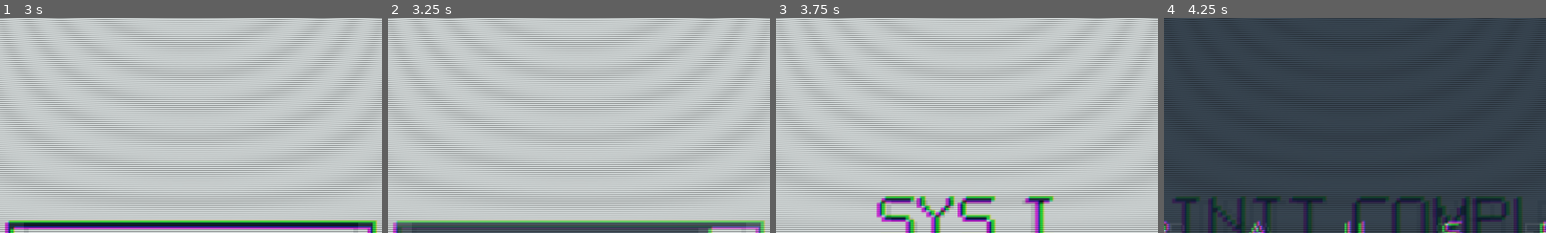
Above: before the commit, frames 1-4 (left to right).
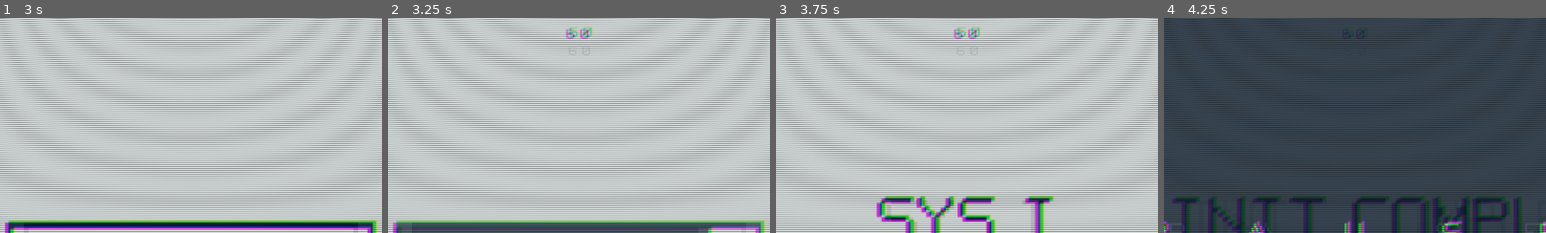
Above: after the commit, the same moments.

Repository: ABYSSAL-FAUNA/CLOUDELUSION-64
Game: Godot game, scene res://INIT.tscn
Two runs of this game, one before a commit and one after it. Both use one fixed random seed, a clock stepped at 60 frames per second and the inputs below.
Inputs (mouse positions are % of the whole screen's width and height, from its top left):
- Up to frame 1 (3 s): move the mouse to (72, 45) at 0.52 s; hold Right (ui_right) 0.53-1.28 s; hold E (ui_camera) 0.53-1.28 s; move the mouse to (30, 55) at 1.27 s; hold Down (ui_down) 1.28-2.03 s; tap E (ui_camera) at 1.35, 2.85 s; tap Enter at 2 s; move the mouse to (60, 28) at 2.02 s; hold Right (ui_right) 2.03-2.78 s; hold E (ui_camera) 2.03-2.78 s; move the mouse to (45, 70) at 2.77 s; hold Up (ui_up) from 2.78 s (still down)
- Up to frame 2 (3.25 s): keep holding Up (ui_up)
- Up to frame 3 (3.75 s): move the mouse to (80, 65) at 3.52 s; release Up (ui_up) at 3.53 s; hold Left (ui_left) from 3.53 s (still down); hold E (ui_camera) from 3.53 s (still down)
- Up to frame 4 (4.25 s): keep holding Left (ui_left); keep holding E (ui_camera); tap Escape (ui_cancel) at 4.15 s
The pictures show only the part of the screen within x 25-75%, y 0-50%; the shares and areas given below are measured in that part.

Frame 1 is identical in both runs. In frame 2, 0.3% of the frame differs, in the area x 46-54%, y 4-10%; in frame 3, 0.3%; in frame 4, less than 0.1%.

Commit message:
Fps display system and Hot fix

Diff:
--- a/SYSTEMS/GAME_STRUCTURES/SOUNDS.tscn
+++ b/SYSTEMS/GAME_STRUCTURES/SOUNDS.tscn
@@ -9,4 +9,5 @@
 
 [node name="BGM" type="AudioStreamPlayer" parent="."]
 stream = ExtResource( 1 )
+autoplay = true
 bus = "PAUSE"
--- a/SYSTEMS/INTERFACES/MENU.gd
+++ b/SYSTEMS/INTERFACES/MENU.gd
@@ -5,10 +5,10 @@
 onready var PLAYER = $"../PLAYER"
 onready var LABEL = $TITLE
 onready var GAME = $".."
-onready var BGM = $"../SOUNDS/BGM"
 
 func _ready() -> void:
-	yield(get_tree().get_root().get_node("INIT"), "tree_exited")
+	if get_tree().get_root().get_node("INIT") != null:
+		yield(get_tree().get_root().get_node("INIT"), "tree_exited")
 	get_node("../CURSOR").hide()
 	get_node("../EFFECTS/FX_CANVAS_LAYER #3/FX #3").hide()
 	randomize()
@@ -50,6 +50,3 @@
 			return false
 		yield(TIMER, "timeout")
 		LABEL.percent_visible += 0.05
-
-func play_audio() -> void:
-	BGM.playing = true
--- a/SYSTEMS/INTERFACES/MENU.tscn
+++ b/SYSTEMS/INTERFACES/MENU.tscn
@@ -113,7 +113,7 @@
 "values": [ Color( 0.866667, 0.890196, 0.890196, 1 ), Color( 0.0627451, 0.12549, 0.188235, 1 ) ]
 }
 
-[sub_resource type="Animation" id=6]
+[sub_resource type="Animation" id=4]
 resource_name = "INIT"
 length = 5.0
 tracks/0/type = "value"
@@ -380,46 +380,32 @@
 "update": 1,
 "values": [ true, false ]
 }
-tracks/22/type = "method"
-tracks/22/path = NodePath(".")
+tracks/22/type = "value"
+tracks/22/path = NodePath("../PLAYER:MAX_SPEED")
 tracks/22/interp = 1
 tracks/22/loop_wrap = true
 tracks/22/imported = false
 tracks/22/enabled = true
 tracks/22/keys = {
-"times": PoolRealArray( 0 ),
-"transitions": PoolRealArray( 1 ),
-"values": [ {
-"args": [  ],
-"method": "play_audio"
-} ]
+"times": PoolRealArray( 0, 2.5 ),
+"transitions": PoolRealArray( 1, 1 ),
+"update": 1,
+"values": [ 0, 200 ]
 }
 tracks/23/type = "value"
-tracks/23/path = NodePath("../PLAYER:MAX_SPEED")
+tracks/23/path = NodePath("../PLAYER:modulate")
 tracks/23/interp = 1
 tracks/23/loop_wrap = true
 tracks/23/imported = false
 tracks/23/enabled = true
 tracks/23/keys = {
-"times": PoolRealArray( 0, 2.5 ),
-"transitions": PoolRealArray( 1, 1 ),
-"update": 1,
-"values": [ 0, 200 ]
-}
-tracks/24/type = "value"
-tracks/24/path = NodePath("../PLAYER:modulate")
-tracks/24/interp = 1
-tracks/24/loop_wrap = true
-tracks/24/imported = false
-tracks/24/enabled = true
-tracks/24/keys = {
 "times": PoolRealArray( 0, 2.5, 3.5 ),
 "transitions": PoolRealArray( 1, 1, 0.2 ),
 "update": 0,
 "values": [ Color( 1, 1, 1, 0 ), Color( 0.0627451, 0.12549, 0.188235, 0 ), Color( 1, 1, 1, 1 ) ]
 }
 
-[sub_resource type="Animation" id=8]
+[sub_resource type="Animation" id=5]
 tracks/0/type = "value"
 tracks/0/path = NodePath("BG:color")
 tracks/0/interp = 1
@@ -502,6 +488,7 @@
 }
 
 [node name="BG" type="ColorRect" parent="."]
+modulate = Color( 1, 1, 1, 0 )
 anchor_right = 1.0
 anchor_bottom = 1.0
 rect_min_size = Vector2( 1280, 720 )
@@ -513,6 +500,7 @@
 }
 
 [node name="START" type="Sprite" parent="."]
+modulate = Color( 1, 1, 1, 0 )
 position = Vector2( 640, 448 )
 scale = Vector2( 2.5, 2.5 )
 texture = ExtResource( 4 )
@@ -523,7 +511,8 @@
 
 [node name="SHAPE" type="CollisionShape2D" parent="START/AREA"]
 position = Vector2( 7.62939e-06, 1.90735e-06 )
-shape = SubResource( 3 )
+shape = SubResource( 1 )
+disabled = true
 
 [node name="TIMER" type="Timer" parent="START"]
 wait_time = 0.02
@@ -550,12 +539,14 @@
 margin_top = -56.0
 margin_right = -8.0
 margin_bottom = -8.0
+disabled = true
 clip_text = true
 __meta__ = {
 "_edit_use_anchors_": false
 }
 
 [node name="EXIT" type="Sprite" parent="."]
+modulate = Color( 1, 1, 1, 0 )
 position = Vector2( 960, 448 )
 scale = Vector2( 2.5, 2.5 )
 texture = ExtResource( 6 )
@@ -567,7 +558,8 @@
 
 [node name="SHAPE" type="CollisionShape2D" parent="EXIT/AREA"]
 position = Vector2( 7.62939e-06, 1.90735e-06 )
-shape = SubResource( 3 )
+shape = SubResource( 1 )
+disabled = true
 
 [node name="TIMER" type="Timer" parent="EXIT"]
 wait_time = 0.02
@@ -594,12 +586,14 @@
 margin_top = -56.0
 margin_right = -8.0
 margin_bottom = -8.0
+disabled = true
 clip_text = true
 __meta__ = {
 "_edit_use_anchors_": false
 }
 
 [node name="SETTINGS" type="Sprite" parent="."]
+modulate = Color( 1, 1, 1, 0 )
 position = Vector2( 320, 448 )
 scale = Vector2( 2.5, 2.5 )
 texture = ExtResource( 7 )
@@ -610,7 +604,8 @@
 
 [node name="SHAPE" type="CollisionShape2D" parent="SETTINGS/AREA"]
 position = Vector2( 7.62939e-06, 1.90735e-06 )
-shape = SubResource( 3 )
+shape = SubResource( 1 )
+disabled = true
 
 [node name="TIMER" type="Timer" parent="SETTINGS"]
 wait_time = 0.02
@@ -637,6 +632,7 @@
 margin_top = -56.0
 margin_right = -8.0
 margin_bottom = -8.0
+disabled = true
 clip_text = true
 __meta__ = {
 "_edit_use_anchors_": false
@@ -646,16 +642,14 @@
 position = Vector2( 640, 360 )
 
 [node name="ANIMATION_PLAYER" type="AnimationPlayer" parent="."]
-anims/CHANGE_SCENE = SubResource( 4 )
-anims/IN = SubResource( 5 )
-anims/INIT = SubResource( 6 )
-anims/OUT = SubResource( 8 )
+anims/CHANGE_SCENE = SubResource( 2 )
+anims/IN = SubResource( 3 )
+anims/INIT = SubResource( 4 )
+anims/OUT = SubResource( 5 )
 
 [node name="BOOT_SPLASH" type="Sprite" parent="."]
-visible = false
-modulate = Color( 1, 1, 1, 0 )
 position = Vector2( 640, 360 )
-texture = ExtResource( 10 )
+texture = ExtResource( 9 )
 
 [node name="PLAYER_MENU_BLOCK" type="StaticBody2D" parent="."]
 visible = false
@@ -666,14 +660,14 @@
 polygon = PoolVector2Array( 0, 0, 1280, 0, 1280, 720, 0, 720 )
 
 [node name="TITLE" type="Label" parent="."]
-margin_top = 240.0
+modulate = Color( 1, 1, 1, 0 )
+margin_top = 320.0
 margin_right = 1280.0
-margin_bottom = 298.0
+margin_bottom = 378.0
 size_flags_horizontal = 5
 size_flags_vertical = 6
 custom_fonts/font = ExtResource( 2 )
 custom_colors/font_color = Color( 0.866667, 0.890196, 0.890196, 1 )
-text = "CLOUDELUSION 64"
 align = 1
 valign = 1
 __meta__ = {
--- a/SYSTEMS/INTERFACES/PAUSE_NODE.gd
+++ b/SYSTEMS/INTERFACES/PAUSE_NODE.gd
@@ -1,7 +1,7 @@
 extends Control
 
-onready var RECT = $CANVAS_LAYER/RECT
-onready var LABEL = $CANVAS_LAYER/LABEL
+onready var RECT = $RECT
+onready var LABEL = $LABEL
 
 func _input(event) -> void:
 	if event.is_action_pressed("ui_cancel"):
--- a/SYSTEMS/MAIN/MAIN.gd
+++ b/SYSTEMS/MAIN/MAIN.gd
@@ -6,16 +6,15 @@
 const W : int = 8
 var CELL_WALLS : Dictionary = {Vector2(0, -2) : N, Vector2(2, 0) : E, Vector2(0, 2) : S, Vector2(-2, 0) : W}
 var TILE_SIZE : Vector2
-var WIDTH : int
-var HEIGHT : int
-var INIT_HEIGHT : int = 9
-var INIT_WIDTH : int = 9
-var MAP_SEED : int
+var WIDTH
+var HEIGHT
+var INIT_HEIGHT = 9
+var INIT_WIDTH = 9
+var MAP_SEED
 var ERASE_FRACTION : float = 0.1
 var PLAYER_START_POS := Vector2(32, 32)
 var PLAYER_END_POS : Vector2
 var GLOBAL_CAMERA_ZOOM : float = 3
-var INPUT_DEBUG : bool = false
 onready var MAP = get_node("TILE_MAP")
 onready var PLAYER_CAMERA = get_node("../PLAYER/PLAYER_CAMERA")
 onready var GLOBAL_CAMERA = get_node("GLOBAL_CAMERA")
@@ -24,7 +23,6 @@
 onready var ANIMATION_PLAYER = get_node("ANIMATION_PLAYER")
 
 func _input(event : InputEvent) -> void:
-	if INPUT_DEBUG == false:
 		if event.is_action_pressed("ui_camera"):
 			if PLAYER_CAMERA.current == true:
 				PLAYER.hide()
@@ -36,8 +34,6 @@
 				NEXT_LEVEL.show()
 				PLAYER_CAMERA.current = true
 				GLOBAL_CAMERA.current = false
-				PLAYER.show()
-				NEXT_LEVEL.show()
 		if event.is_action_pressed("ui_reset"):
 			INIT()
 		if event.is_action_pressed("ui_next_level"):
@@ -141,15 +137,17 @@
 
 func _on_NEXT_LEVEL_OPEN() -> void:
 	if WIDTH == 99 and HEIGHT == 99:
-		INPUT_DEBUG = true
+		get_tree().get_root().set_disable_input(true)
 		hide()
 		PLAYER.hide()
+		PLAYER.IN_GAME = false
 		ANIMATION_PLAYER.stop()
 		ANIMATION_PLAYER.play("CLOSE")
 		PLAYER.get_node("UI/TIMER_NODE").record_timer()
 		PLAYER.get_node("UI/TIMER_NODE").stop_timer()
 		print("LAYER 100%")
 		GameControl.load_scene(GameControl.MENU_SCENE, get_node(".."))
+		get_tree().get_root().set_disable_input(false)
 		queue_free()
 	else:
 		HEIGHT += 2
--- a/SYSTEMS/PLAYER/PLAYER.gd
+++ b/SYSTEMS/PLAYER/PLAYER.gd
@@ -1,4 +1,5 @@
 extends KinematicBody2D
+class_name PLAYER
 
 export var MAX_SPEED = 200
 export var ACCELERATION = 500
--- /dev/null
+++ b/SYSTEMS/PLAYER/UI/FPS_DISPLAY_NODE.gd
@@ -0,0 +1,6 @@
+extends Control
+
+onready var LABEL = $LABEL
+
+func _process(_delta) -> void:
+	LABEL.text = str(int(Engine.get_frames_per_second()))
--- a/SYSTEMS/PLAYER/UI/UI.tscn
+++ b/SYSTEMS/PLAYER/UI/UI.tscn
@@ -1,17 +1,43 @@
-[gd_scene load_steps=5 format=2]
+[gd_scene load_steps=7 format=2]
 
 [ext_resource path="res://SYSTEMS/INTERFACES/TIMER_NODE.gd" type="Script" id=1]
 [ext_resource path="res://RESOURCES/FONTS/Pixel2Drg.ttf" type="DynamicFontData" id=2]
 [ext_resource path="res://SYSTEMS/INTERFACES/PAUSE_NODE.gd" type="Script" id=3]
+[ext_resource path="res://SYSTEMS/PLAYER/UI/FPS_DISPLAY_NODE.gd" type="Script" id=4]
+
+[sub_resource type="DynamicFont" id=2]
+size = 24
+extra_spacing_char = 8
+font_data = ExtResource( 2 )
 
 [sub_resource type="DynamicFont" id=1]
 size = 48
 extra_spacing_char = 120
 font_data = ExtResource( 2 )
 
-[node name="UI" type="Control"]
+[node name="UI" type="CanvasLayer"]
+layer = 126
+
+[node name="FPS_DISPLAY_NODE" type="Control" parent="."]
+pause_mode = 2
 anchor_right = 1.0
 anchor_bottom = 1.0
+script = ExtResource( 4 )
+__meta__ = {
+"_edit_use_anchors_": false
+}
+
+[node name="LABEL" type="Label" parent="FPS_DISPLAY_NODE"]
+anchor_left = 0.5
+anchor_right = 0.5
+margin_left = -64.0
+margin_top = 32.0
+margin_right = 64.0
+margin_bottom = 80.0
+custom_fonts/font = SubResource( 2 )
+custom_colors/font_color = Color( 0.0627451, 0.12549, 0.188235, 1 )
+align = 1
+valign = 1
 __meta__ = {
 "_edit_use_anchors_": false
 }
@@ -37,10 +63,7 @@
 "_edit_use_anchors_": false
 }
 
-[node name="CANVAS_LAYER" type="CanvasLayer" parent="PAUSE_NODE"]
-layer = 126
-
-[node name="RECT" type="ColorRect" parent="PAUSE_NODE/CANVAS_LAYER"]
+[node name="RECT" type="ColorRect" parent="PAUSE_NODE"]
 visible = false
 anchor_right = 1.0
 anchor_bottom = 1.0
@@ -49,7 +72,7 @@
 "_edit_use_anchors_": false
 }
 
-[node name="LABEL" type="Label" parent="PAUSE_NODE/CANVAS_LAYER"]
+[node name="LABEL" type="Label" parent="PAUSE_NODE"]
 visible = false
 anchor_right = 1.0
 anchor_bottom = 1.0
--- a/project.godot
+++ b/project.godot
@@ -8,9 +8,14 @@
 
 config_version=4
 
-_global_script_classes=[  ]
+_global_script_classes=[ {
+"base": "KinematicBody2D",
+"class": "PLAYER",
+"language": "GDScript",
+"path": "res://SYSTEMS/PLAYER/PLAYER.gd"
+} ]
 _global_script_class_icons={
-
+"PLAYER": ""
 }
 
 [application]
Not shown: 2 places in SYSTEMS/INTERFACES/MENU.tscn that only renumber resources
